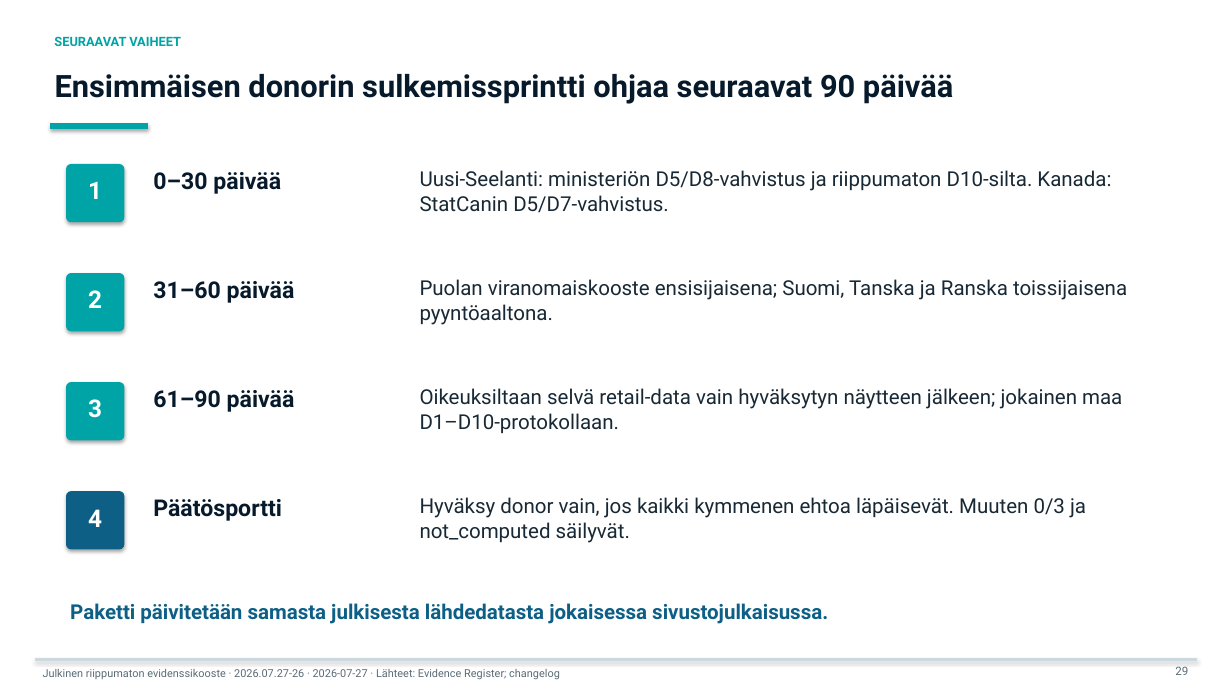
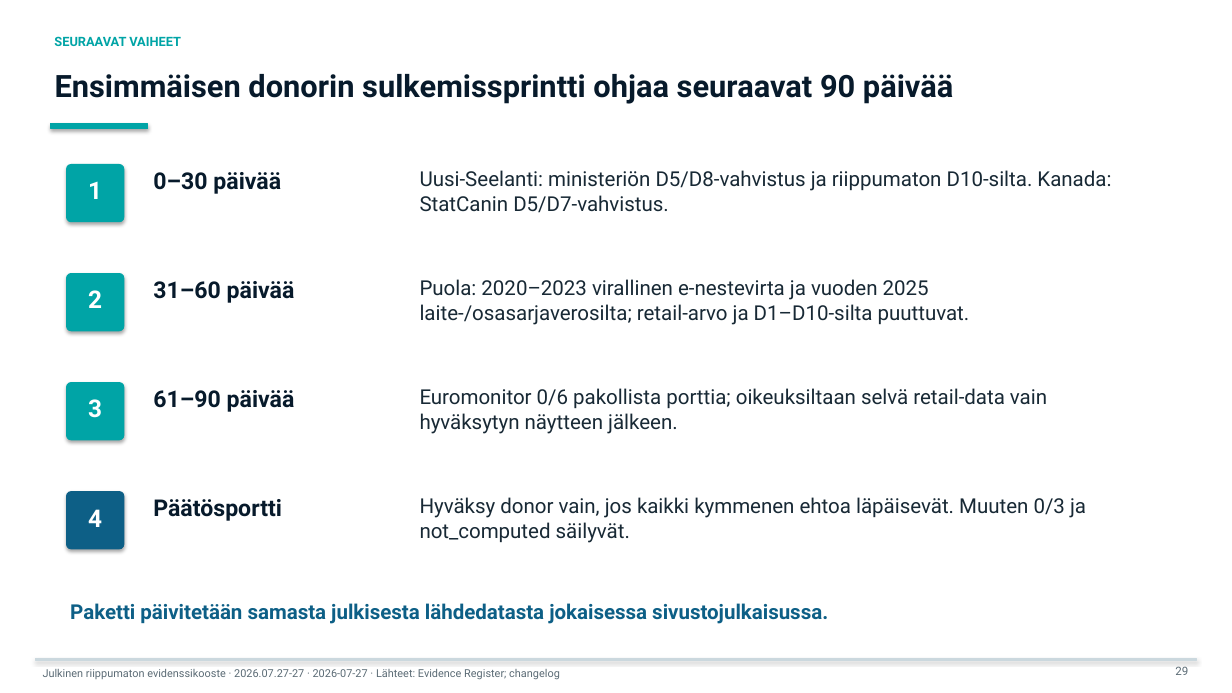
Before and after one commit to jounirautio78-ops/pixan-global-market-evidence-public, a slide deck: slide 29 of site/downloads/pixan-bank-deck-large-fi.pptx. Drawn at 1232x693 pixels with LibreOffice and Linux fonts; fonts in the diff are those of the drawing. Boxes give left, top, right and bottom in pixels: in the first picture for what was removed or moved away, otherwise in the second. Text is boxed around its words. In the diff, an @@ line names an element or a change of style, - is before the commit and + after.

```diff
--- a/site/downloads/pixan-bank-deck-large-fi.pptx
+++ b/site/downloads/pixan-bank-deck-large-fi.pptx
@@ text at [420, 279, 970, 325]: text changed @@
-Puolan viranomaiskooste ensisijaisena; Suomi, Tanska ja Ranska toissijaisena pyyntöaaltona.
+Puola: 2020–2023 virallinen e-nestevirta ja vuoden 2025 laite-/osasarjaverosilta; retail-arvo ja D1–D10-silta puuttuvat.
@@ text at [420, 388, 1047, 434]: text changed @@
-Oikeuksiltaan selvä retail-data vain hyväksytyn näytteen jälkeen; jokainen maa D1–D10-protokollaan.
+Euromonitor 0/6 pakollista porttia; oikeuksiltaan selvä retail-data vain hyväksytyn näytteen jälkeen.
@@ text at [43, 669, 560, 679]: text changed @@
-Julkinen riippumaton evidenssikooste · 2026.07.27-26 · 2026-07-27 · Lähteet: Evidence Register; changelog
+Julkinen riippumaton evidenssikooste · 2026.07.27-27 · 2026-07-27 · Lähteet: Evidence Register; changelog
```
Also in this commit, not shown: 29 other slides changed, 59 other files.
